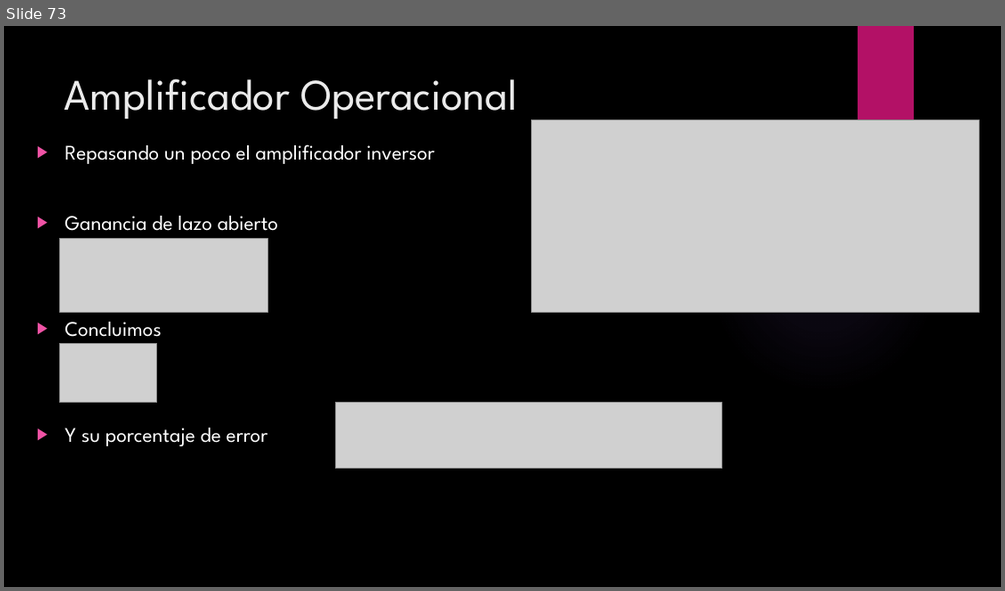
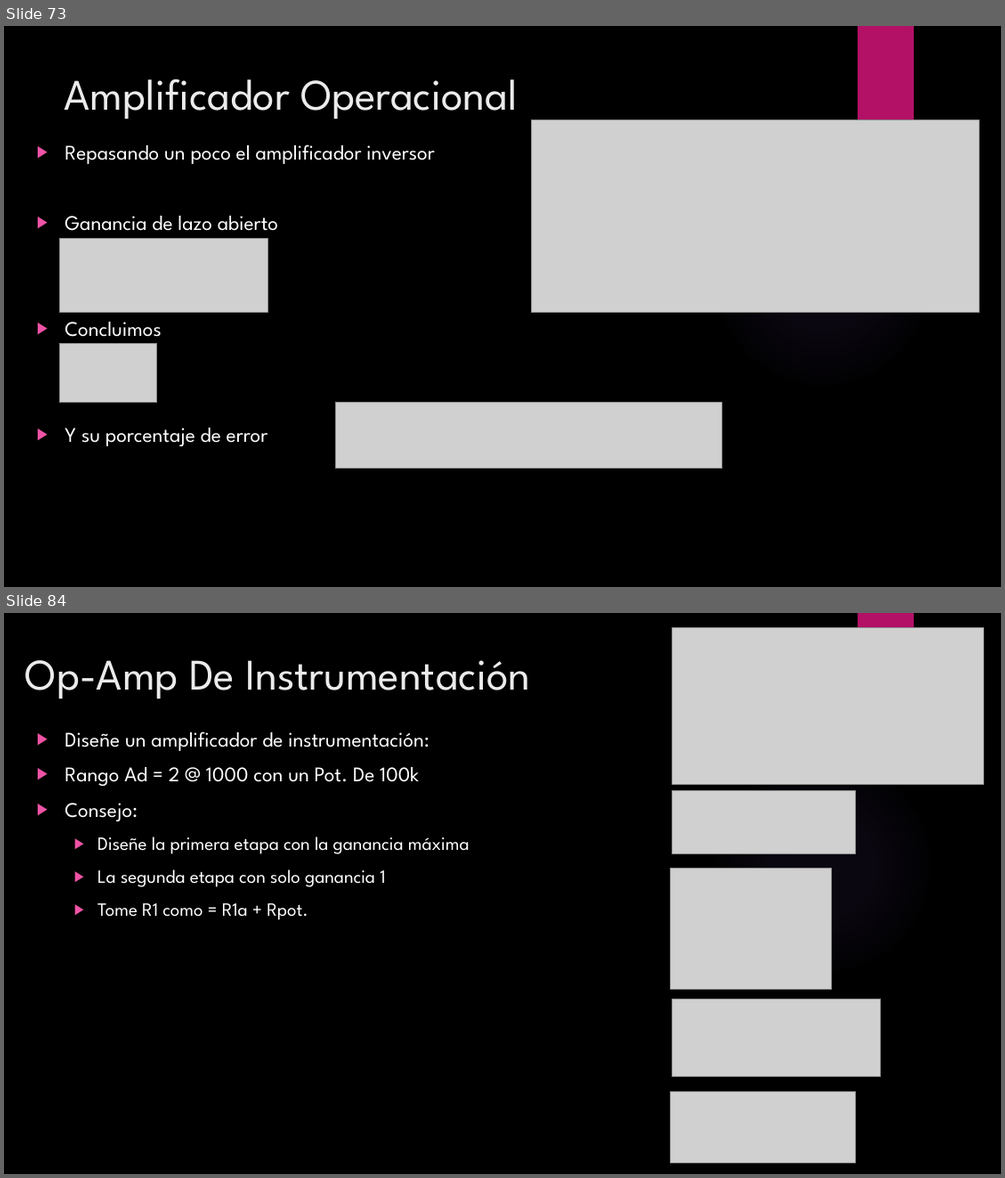
Before and after one commit to ulatinaedupa/ElectronicsII, a slide deck: Presentación/Electronica II.pptx. Shown one above the other, each under a label of ours: slide 73 before the commit, slides 73 and 84 after it; the slides between them are not shown. The pictures are 1005x591 and 1005x1178 pixels, drawn with LibreOffice and Linux fonts; fonts in the diff are those of the drawing; grey boxes stand for pictures; background and template pictures are left out. Boxes give left, top, right and bottom in pixels: in the first picture for what was removed or moved away, otherwise in the second. Text is boxed around its words. In the diff, an @@ line names an element or a change of style, - is before the commit and + after.

```diff
--- a/Presentación/Electronica II.pptx
+++ b/Presentación/Electronica II.pptx
@@ slide 84 added at [4,613,1001,1174], background picture (left out); not listed: 2 template elements that a slide beside it also shows @@
@@ picture added at [672,627,984,784] @@
@@ title added at [25,660,530,699], 42 pt, text #EBEBEB @@
+Op-Amp De Instrumentación
@@ text added at [65,731,469,920], 18 pt, text #FFFFFF @@
+▶ Diseñe un amplificador de instrumentación:
+▶ Rango Ad = 2 @ 1000 con un Pot. De 100k
+▶ Consejo:
+  ▶ Diseñe la primera etapa con la ganancia máxima
+  ▶ La segunda etapa con solo ganancia 1
+  ▶ Tome R1 como = R1a + Rpot.
@@ picture added at [672,790,855,854] @@
@@ picture added at [671,868,831,989] @@
@@ picture added at [672,999,881,1077] @@
@@ picture added at [671,1092,855,1162] @@
```
Also in this commit, not shown: 28 other slides added, 11 slides removed.
